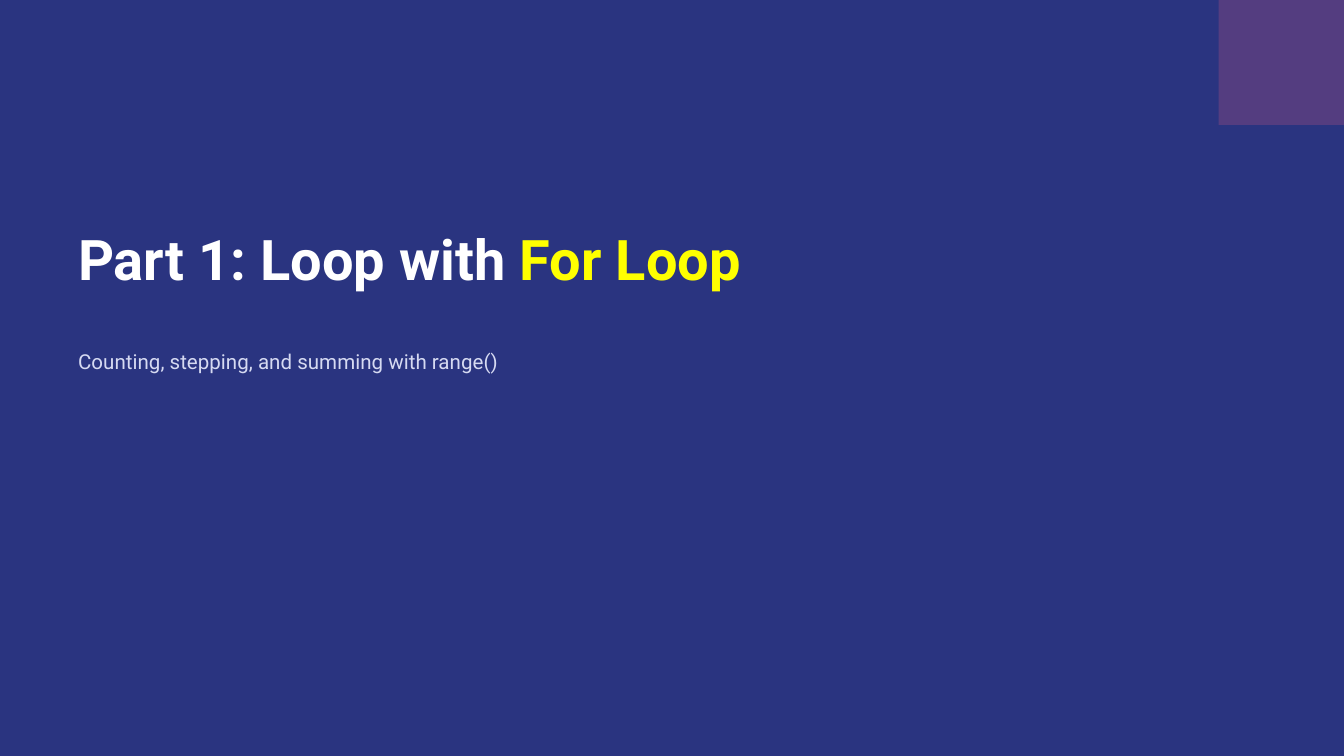
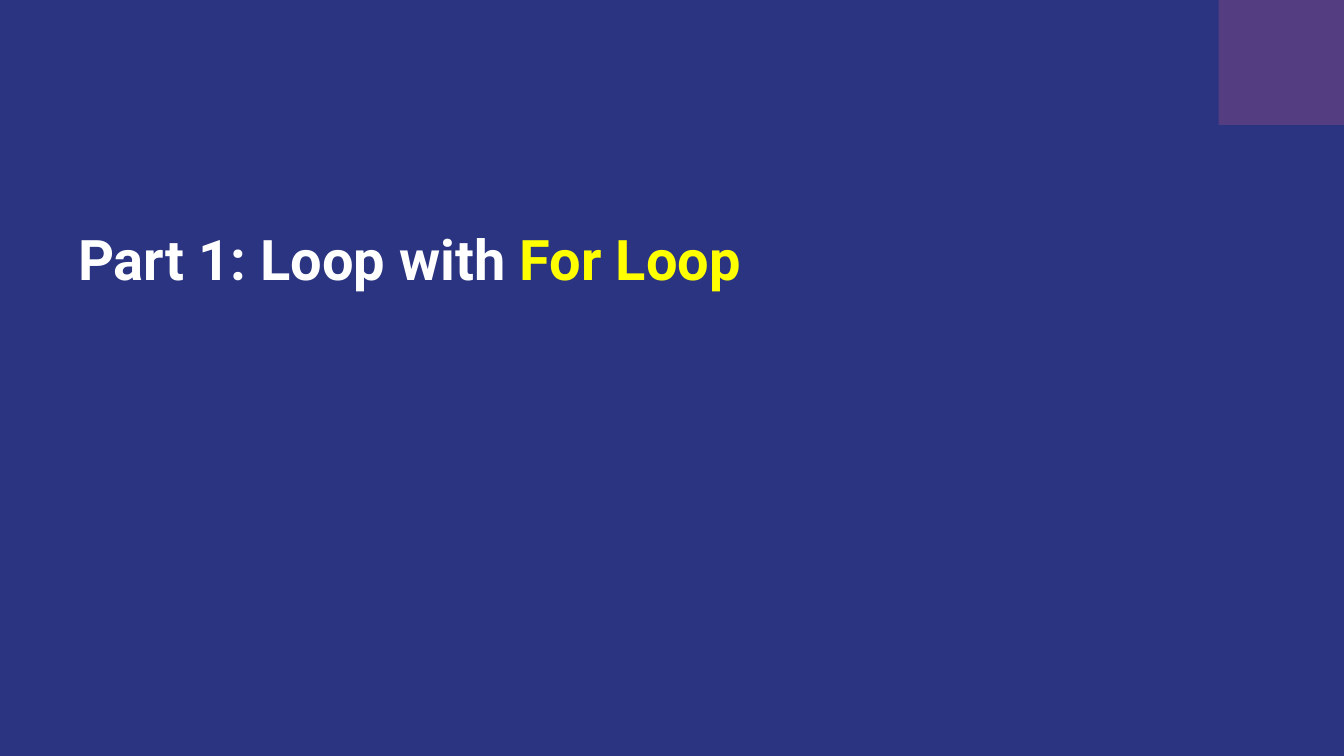
Before and after one commit to wg-training/wg-python-for-data-science-fundamental, a slide deck: slide 21 of slides/08 - Loop.pptx. Drawn at 1344x756 pixels with LibreOffice and Linux fonts; fonts in the diff are those of the drawing. Boxes give left, top, right and bottom in pixels: in the first picture for what was removed or moved away, otherwise in the second. Text is boxed around its words. In the diff, an @@ line names an element or a change of style, - is before the commit and + after.

Commit message:
feat: add Functions slides and update Collections and Loop presentation materials

```diff
--- a/slides/08 - Loop.pptx
+++ b/slides/08 - Loop.pptx
@@ text removed at (x1=78, y1=353, x2=498, y2=374) @@
-Counting, stepping, and summing with range()
```
Also in this commit, not shown: 3 other slides changed, 5 other files.
